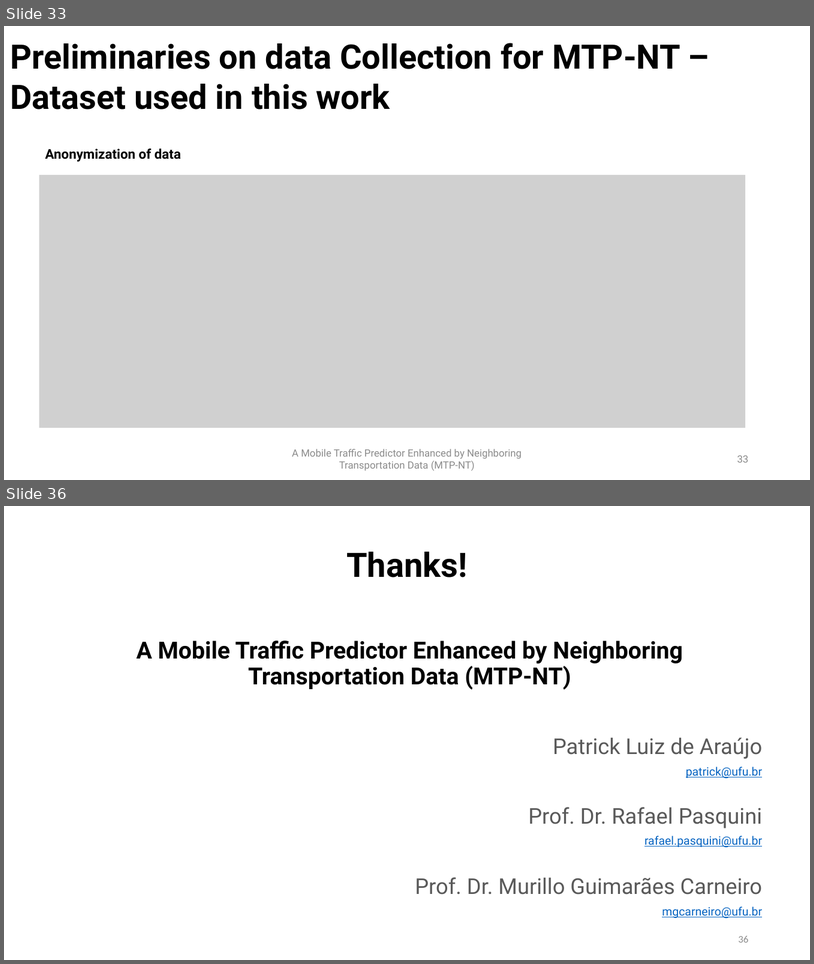
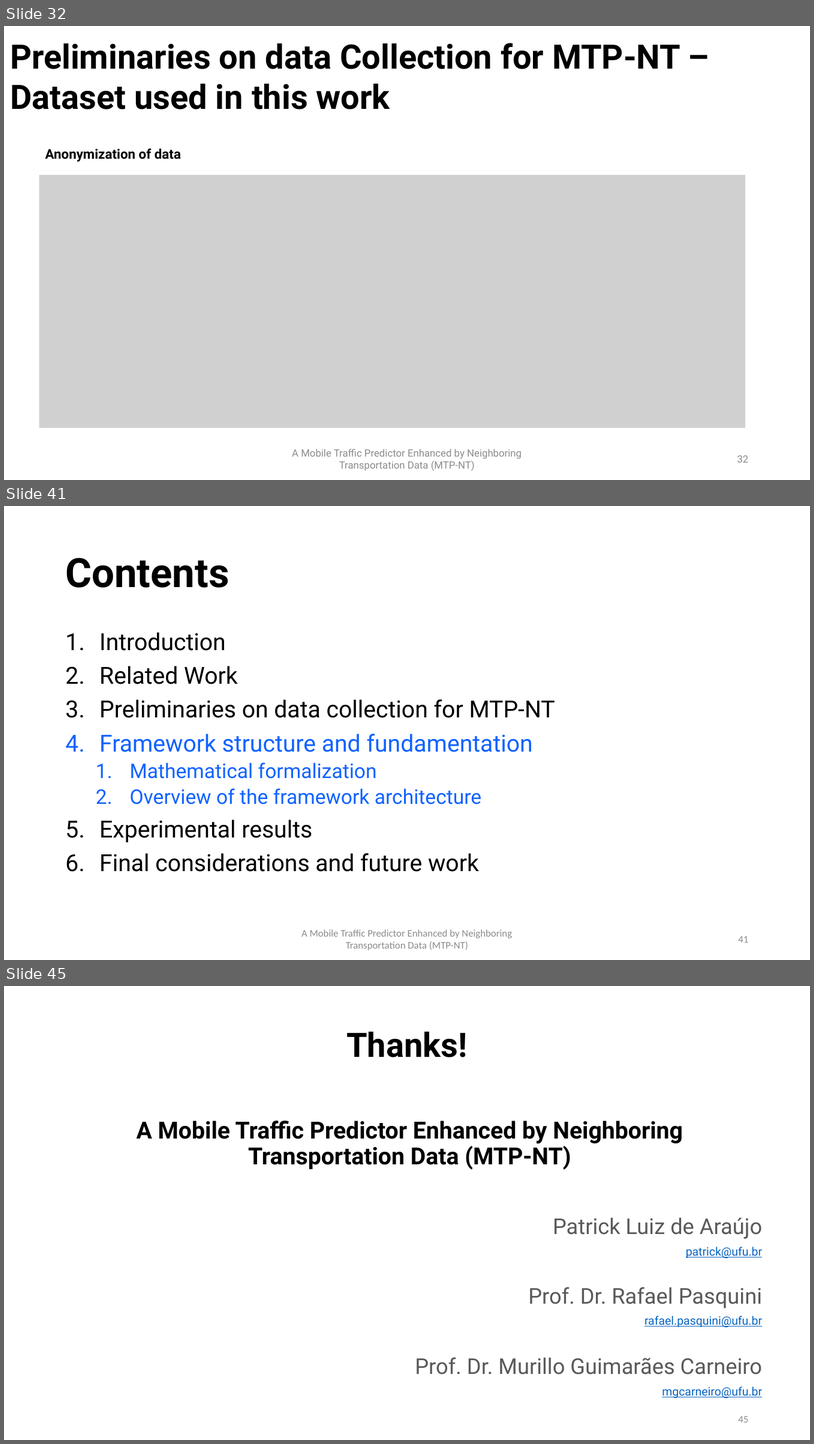
Before and after one commit to PatrickLdA/milan-telecom-analysis, a slide deck: defesa.pptx. Shown one above the other, each under a label of ours: slides 33 and 36 before the commit, slides 32, 41 and 45 after it; the slides between them are not shown. The pictures are 814x964 and 814x1444 pixels, drawn with LibreOffice and Linux fonts; fonts in the diff are those of the drawing; grey boxes stand for pictures. Boxes give left, top, right and bottom in pixels: in the first picture for what was removed or moved away, otherwise in the second. Text is boxed around its words. In the diff, an @@ line names an element or a change of style, - is before the commit and + after.

```diff
--- a/defesa.pptx
+++ b/defesa.pptx
@@ slide 41 added at (x1=4, y1=506, x2=810, y2=960), background #FFFFFF @@
@@ title added at (x1=65, y1=558, x2=229, y2=588), 48 pt, text #000000, bold @@
+Contents
@@ text added at (x1=99, y1=632, x2=555, y2=871), 28 pt, text #000000 @@
+1. Introduction
+2. Related Work
+3. Preliminaries on data collection for MTP-NT
+4. Framework structure and fundamentation
+  1. Mathematical formalization
+  2. Overview of the framework architecture
+5. Experimental results
+6. Final considerations and future work
@@ text added at (x1=302, y1=929, x2=512, y2=950), 12 pt, text #8C8C8C @@
+A Mobile Traffic Predictor Enhanced by Neighboring Transportation Data (MTP-NT)
@@ page number added at (x1=738, y1=936, x2=749, y2=942), 12 pt, text #8C8C8C @@
+41
@@ what was slide 33 is now slide 32 @@
@@ page number at (x1=738, y1=455, x2=749, y2=462): text changed @@
-33
+32
@@ what was slide 36 is now slide 45 @@
@@ page number at (x1=738, y1=1416, x2=749, y2=1422): text changed @@
-36
+45
```
Also in this commit, not shown: 11 slides changed, 9 other slides added, 1 slide removed.
